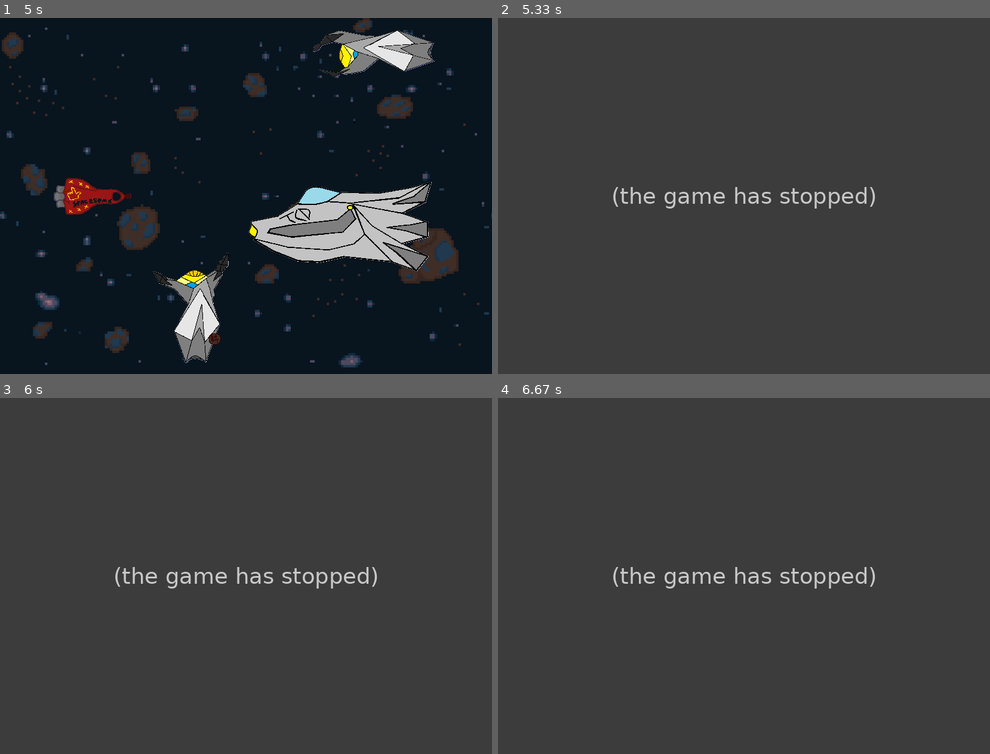
Above: before the commit, frames 1-4 (two rows, left to right).
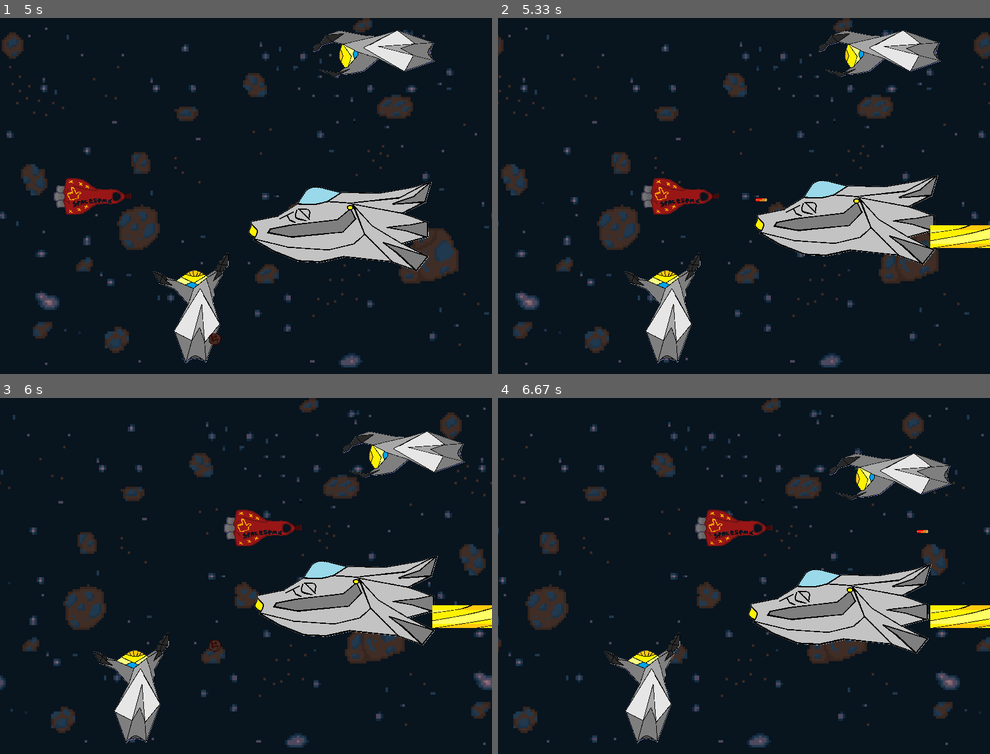
Above: after the commit, the same moments.

Repository: LuizHFS-Codice/Dessoft
Game: pygame game, started from Pygame/#Teste de features.py
Same seed, same stepped clock (60 frames per second), same inputs: the game is played once before the commit and once after it.
Inputs:
- Up to frame 1 (5 s): hold Right 0.33-0.8 s; hold Up 0.83-1.13 s; tap Space at 0.9, 1.23, 1.53, 1.73, 2.03, 2.3, 2.63, 2.93, 3.07, 3.47, 3.77, 4.13, 4.53, 4.83 s; tap Z at 0.98, 2.38, 3.55 s; hold Right 1.17-1.63 s; tap X at 1.32, 2.72, 4.22 s; hold Left 1.67-2.2 s; hold Down 2.23-2.53 s; hold Left 2.57-2.97 s; hold Up 3-3.37 s; hold Right 3.4-4.03 s; hold Down 4.07-4.43 s; hold Left 4.47-4.93 s; hold Right from 4.97 s (still down)
- Up to frame 2 (5.33 s): keep holding Right; tap Space at 5.03 s; tap Z at 5.12 s
- Up to frame 3 (6 s): tap Space at 5.33, 5.53, 5.87 s; release Right at 5.43 s; hold Up 5.47-5.77 s; tap X at 5.62 s; hold Right from 5.8 s (still down)
- Up to frame 4 (6.67 s): tap Space at 6.17, 6.37 s; release Right at 6.27 s; hold Left from 6.3 s (still down); tap Z at 6.45 s

Frame 1 is identical in both runs. In frame 2, 97% of the frame differs, in the area x 0-100%, y 0-100%; in frame 3, 97%; in frame 4, 98%.
Error before the commit: TypeError: laser.update() missing 1 required positional argument: 'y' (#Teste de features.py...; the game stopped at 5.17 s (later frames are placeholders)

Commit message:
Avanços no Boss

Diff:
--- a/Pygame/Classes.py
+++ b/Pygame/Classes.py
@@ -42,34 +42,20 @@
         self.Bombasimg=Bombasimg
 
     #Atualiza as coordenadas
+
+    # Melhoria na lógica de limites: (@Luiz analisar!!)
+    def limitar_movimentos(self):
+        self.rect.left  = max(0, self.rect.left)
+        self.rect.right = min(Largura, self.rect.right)
+        self.rect.top = max(0, self.rect.top)
+        self.rect.bottom = min(Altura, self.rect.bottom)
+
     def update(self):
         '''Função update: é onde os limites são delimitados e o movimento da nave
         é realizado.'''
-        self.rect.x+=self.speedx#Movimento no Eixo X
-        self.rect.y+=self.speedy#Movimento no Eixo Y
-
-        #Limites
-        if self.rect.left<0:
-            self.rect.left=0
-        if self.rect.right>Largura:
-            self.rect.right=Largura
-        if self.rect.top<0:
-            self.rect.top=0
-        if self.rect.bottom>Altura:
-            self.rect.bottom=Altura
-
-        # # Melhoria na lógica de limites: (@Luiz analisar!!)
-        # def limitar_movimentos(self):
-        #     self.rect.left  = max(0, self.rect.left)
-        #     self.rect.right = min(Largura, self.rect.right)
-        #     self.rect.top = max(0, self.rect.top)
-        #     self.rect.bottom = min(Altura, self.rect.bottom)
-
-        # def update(self):
-
-        #     self.rect.x  += self.speedx
-        #     self.rect.y += self.speedy
-        #     self.limitar_movimento()
+        self.rect.x  += self.speedx
+        self.rect.y += self.speedy
+        self.limitar_movimentos()
 
         #Carrega a ação de atirar
     def atirar(self):
@@ -416,9 +402,8 @@
         self.speedy=0
 
         self.time=FPS*2
-    def update(self,y):
+    def update(self):
             '''Após um tempo ser decorrido, o laser desaperecerá.'''
-            self.rect.y=y+AltBoss1/2
             if self.time==0:
                 self.kill()
             self.time-=1
